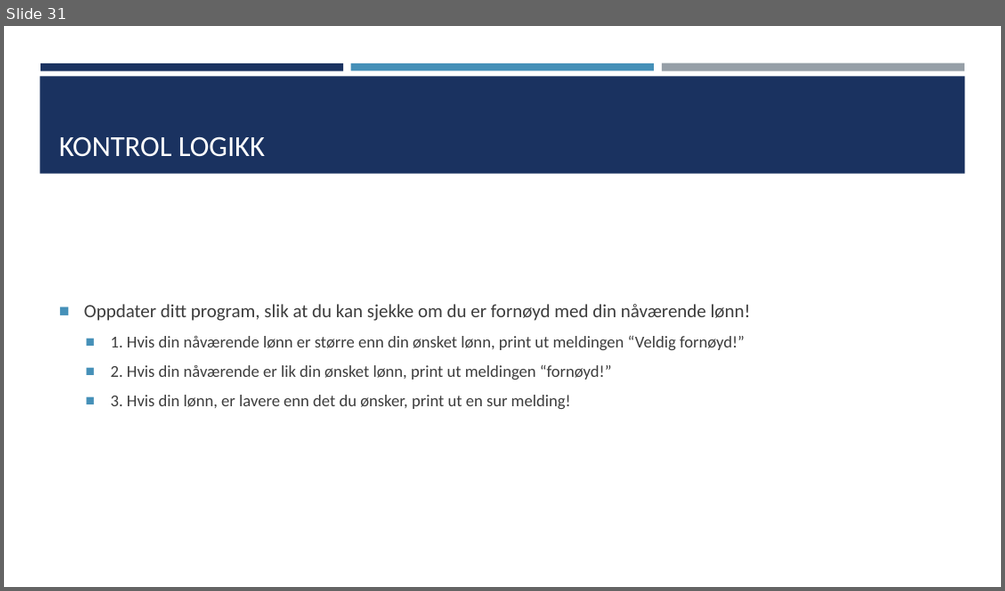
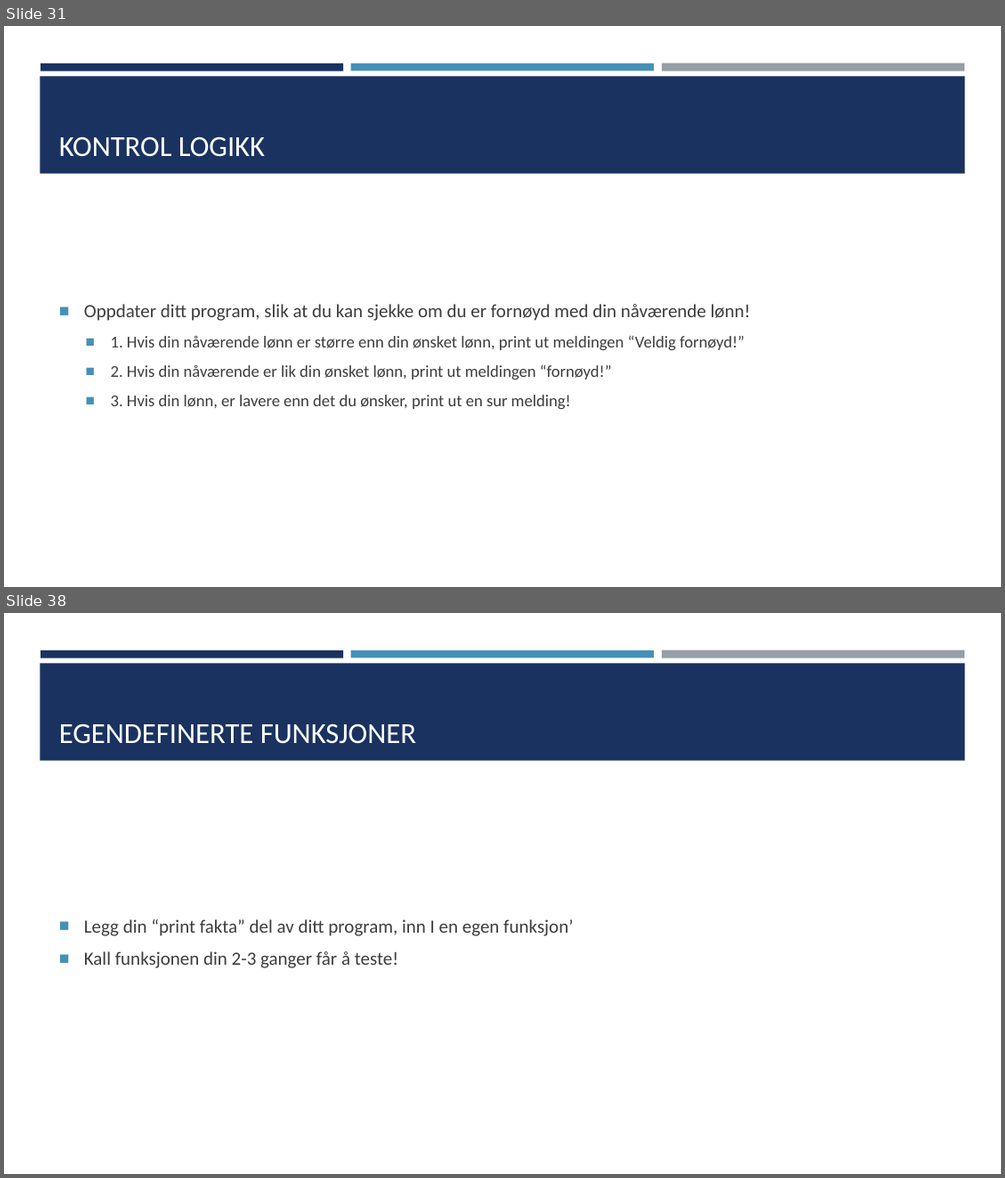
Before and after one commit to TheCodeAddiction/Learn-Python-Workshop, a slide deck: koding workshop powerpoint.pptx. Shown one above the other, each under a label of ours: slide 31 before the commit, slides 31 and 38 after it; the slides between them are not shown. The pictures are 1005x591 and 1005x1178 pixels, drawn with LibreOffice and Linux fonts; fonts in the diff are those of the drawing. Boxes give left, top, right and bottom in pixels: in the first picture for what was removed or moved away, otherwise in the second. Text is boxed around its words. In the diff, an @@ line names an element or a change of style, - is before the commit and + after.

```diff
--- a/koding workshop powerpoint.pptx
+++ b/koding workshop powerpoint.pptx
@@ slide 38 added at [4,613,1001,1174], background #FFFFFF; not listed: 4 template elements that a slide beside it also shows @@
@@ title added at [59,724,416,744], 28 pt, text #FFFFFF @@
+EGENDEFINERTE FUNKSJONER
@@ text added at [84,919,573,968], 18 pt, text #3D3D3D @@
+■ Legg din “print fakta” del av ditt program, inn I en egen funksjon’
+■ Kall funksjonen din 2-3 ganger får å teste!
```
Also in this commit, not shown: 1 slide changed, 11 other slides added, 6 other files.
